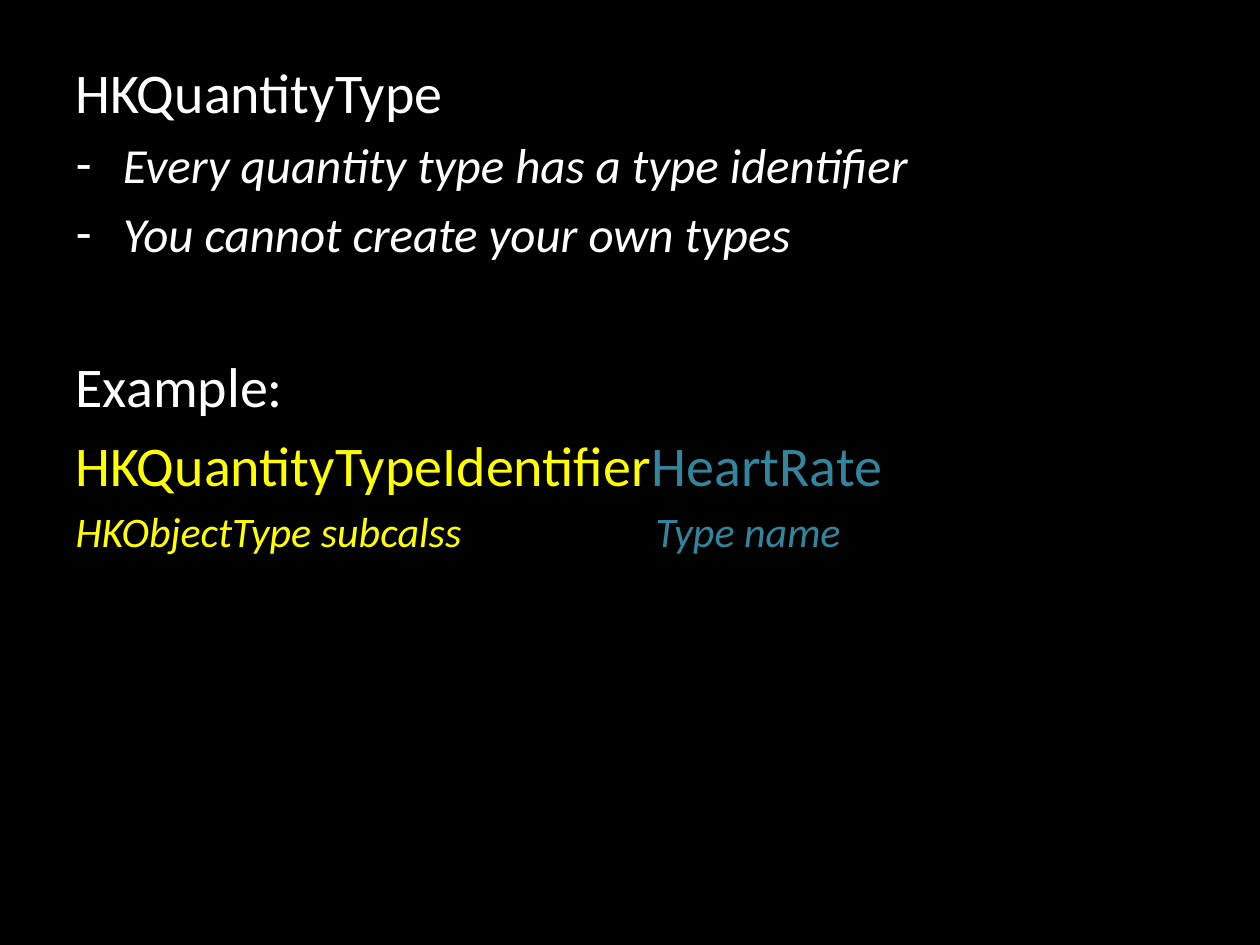
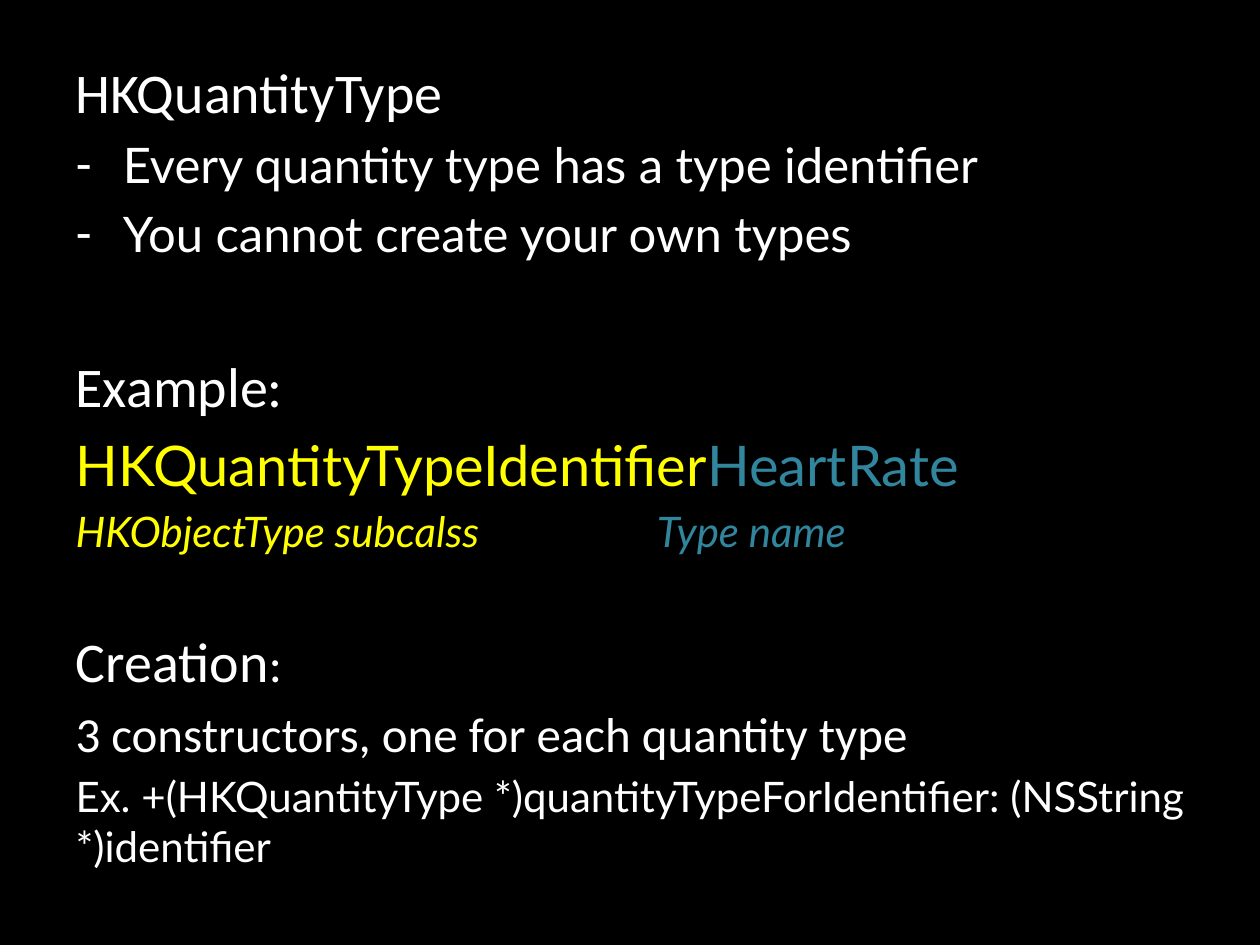
Before and after one commit to saranya-ravi/MyHealthApp, a slide deck: slide 8 of HealthKit.pptx. Drawn at 1260x945 pixels with LibreOffice and Linux fonts; fonts in the diff are those of the drawing. Boxes give left, top, right and bottom in pixels: in the first picture for what was removed or moved away, otherwise in the second. Text is boxed around its words. In the diff, an @@ line names an element or a change of style, - is before the commit and + after.

```diff
--- a/HealthKit.pptx
+++ b/HealthKit.pptx
@@ text at <box>76,147,978,555</box>: font Calibri to Lato in "Every quantity type has a type identifier", "You cannot create your own types", "HKQuantityTypeIdentifierHeartRate", "HKObjectType subcalss Type name"; italic off in "Every quantity type has a type identifier", "You cannot create your own types" @@
@@ text at <box>76,643,1184,868</box>: paragraphs added @@
+Creation:
+3 constructors, one for each quantity type
+Ex. +(HKQuantityType *)quantityTypeForIdentifier: (NSString *)identifier
```
Also in this commit, not shown: 2 slides added, 1 slide removed, 2 other files.
